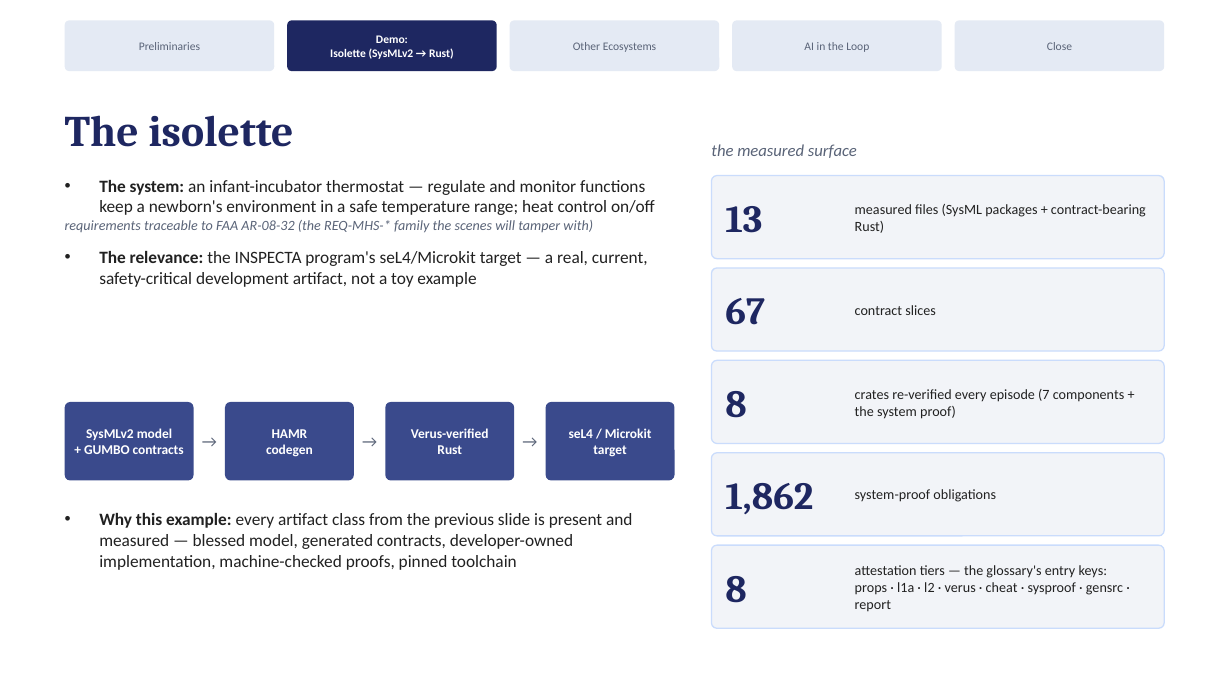
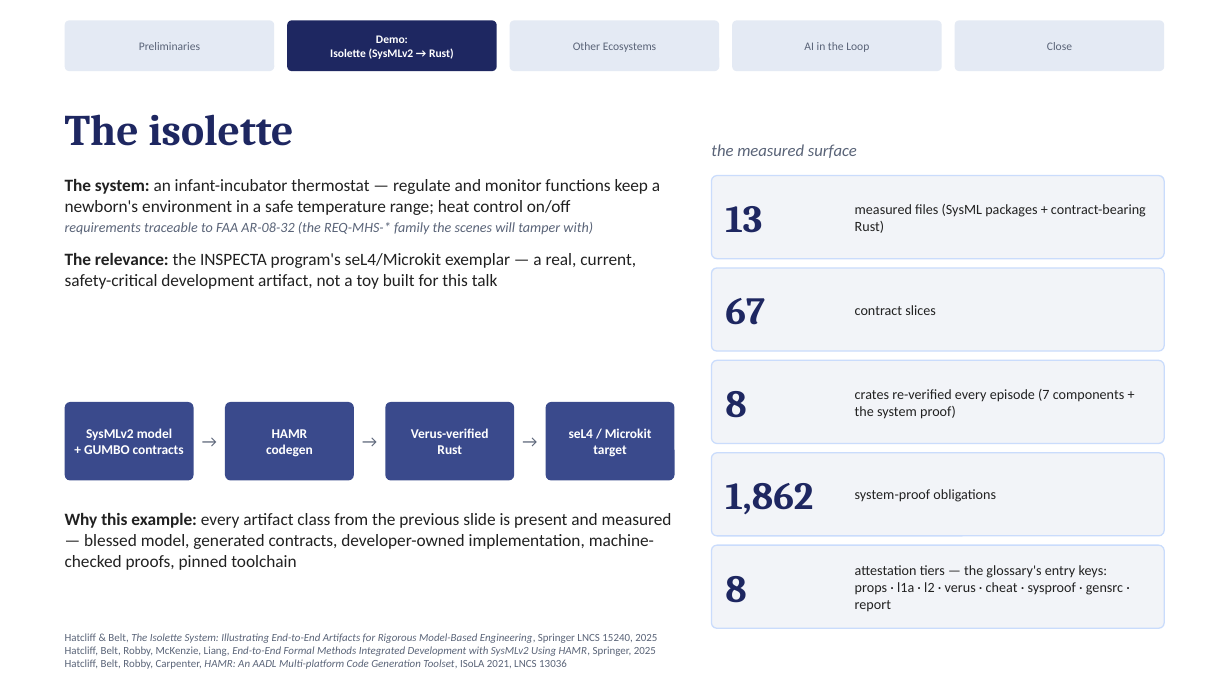
Before and after one commit to ku-sldg/pybb, a slide deck: slide 8 of docs/video_slides_draft.pptx. Drawn at 1232x693 pixels with LibreOffice and Linux fonts; fonts in the diff are those of the drawing. Boxes give left, top, right and bottom in pixels: in the first picture for what was removed or moved away, otherwise in the second. Text is boxed around its words. In the diff, an @@ line names an element or a change of style, - is before the commit and + after.

```diff
--- a/docs/video_slides_draft.pptx
+++ b/docs/video_slides_draft.pptx
@@ text at (65, 253, 636, 289): text changed @@
-• The relevance: the INSPECTA program's seL4/Microkit target — a real, current, safety-critical development artifact, not a toy example
+• The relevance: the INSPECTA program's seL4/Microkit exemplar — a real, current, safety-critical development artifact, not a toy built for this talk
@@ text "Why this example: every artifact ..." rewrapped from (99, 513, 632, 570) to (65, 513, 672, 570) @@
@@ text added at (65, 633, 657, 669), 8.5 pt, text #5A6478, italic @@
+Hatcliff & Belt, The Isolette System: Illustrating End-to-End Artifacts for Rigorous Model-Based Engineering, Springer LNCS 15240, 2025
+Hatcliff, Belt, Robby, McKenzie, Liang, End-to-End Formal Methods Integrated Development with SysMLv2 Using HAMR, Springer, 2025
+Hatcliff, Belt, Robby, Carpenter, HAMR: An AADL Multi-platform Code Generation Toolset, ISoLA 2021, LNCS 13036
```
Also in this commit, not shown: 1 slide added, 2 other files.
